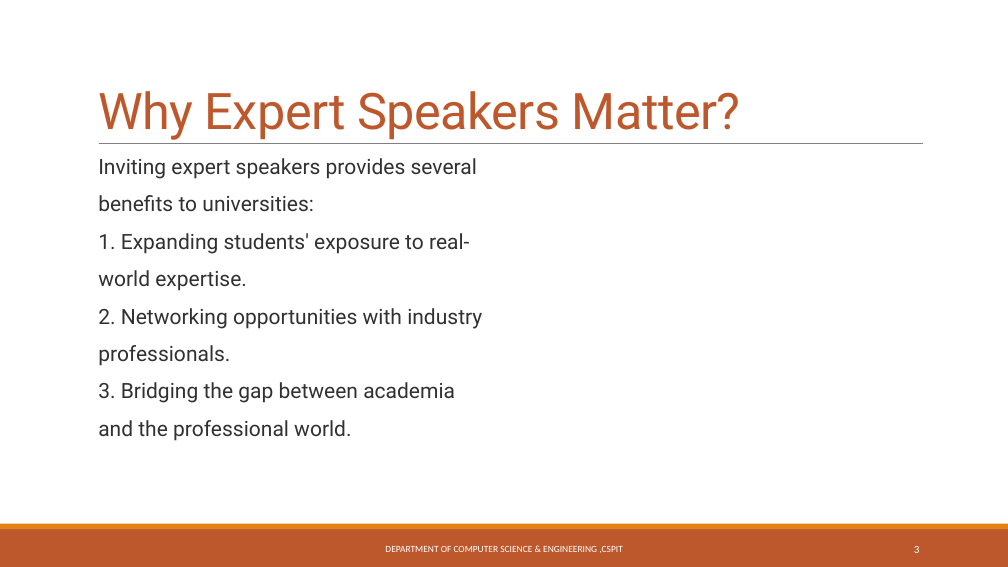
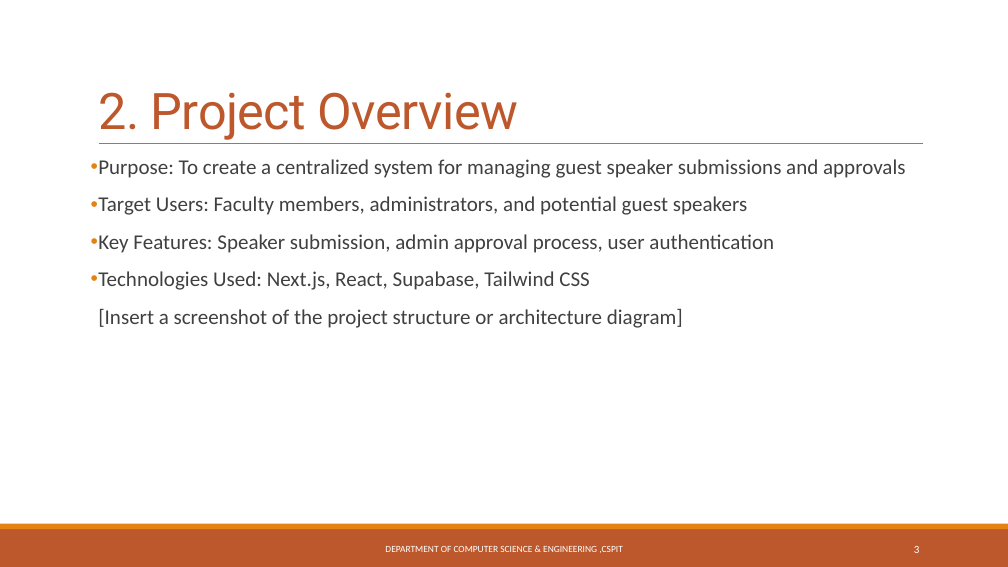
Before and after one commit to DebdootManna/expert-speaker-finder, a slide deck: slide 3 of Expert Speaker Finder.pptx. Drawn at 1008x567 pixels with LibreOffice and Linux fonts; fonts in the diff are those of the drawing. Boxes give left, top, right and bottom in pixels: in the first picture for what was removed or moved away, otherwise in the second. Text is boxed around its words. In the diff, an @@ line names an element or a change of style, - is before the commit and + after.

```diff
--- a/Expert Speaker Finder.pptx
+++ b/Expert Speaker Finder.pptx
@@ title at box(98, 92, 519, 140): text changed @@
-Why Expert Speakers Matter?
+2. Project Overview
@@ text at box(98, 159, 905, 328): text changed; font Roboto to Calibri; text colour #313131 to #404040 @@
-  Inviting expert speakers provides several
-  benefits to universities:
-  1. Expanding students' exposure to real-
-  world expertise.
-  2. Networking opportunities with industry
-  professionals.
-  3. Bridging the gap between academia
-  and the professional world.
+• Purpose: To create a centralized system for managing guest speaker submissions and approvals
+• Target Users: Faculty members, administrators, and potential guest speakers
+• Key Features: Speaker submission, admin approval process, user authentication
+• Technologies Used: Next.js, React, Supabase, Tailwind CSS
+  [Insert a screenshot of the project structure or architecture diagram]
```
Also in this commit, not shown: 4 other slides changed, 4 slides added, 1 other file.
